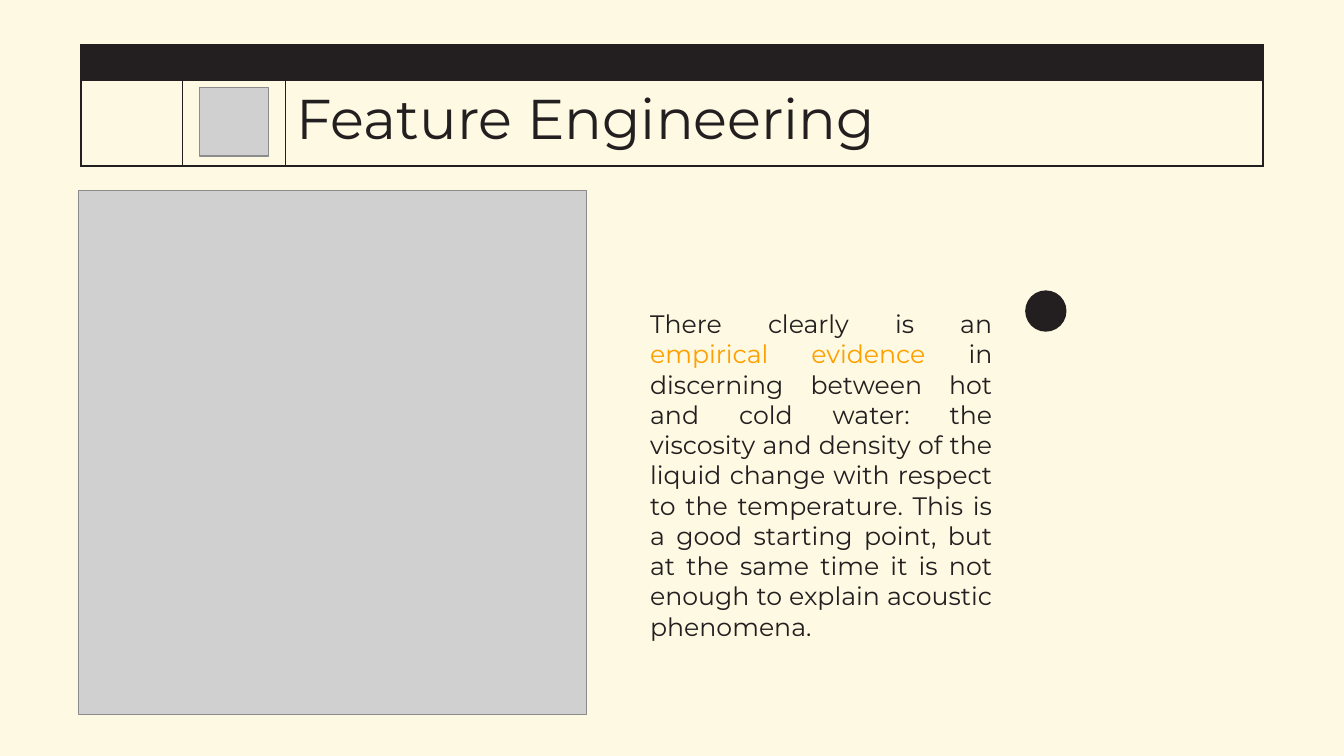
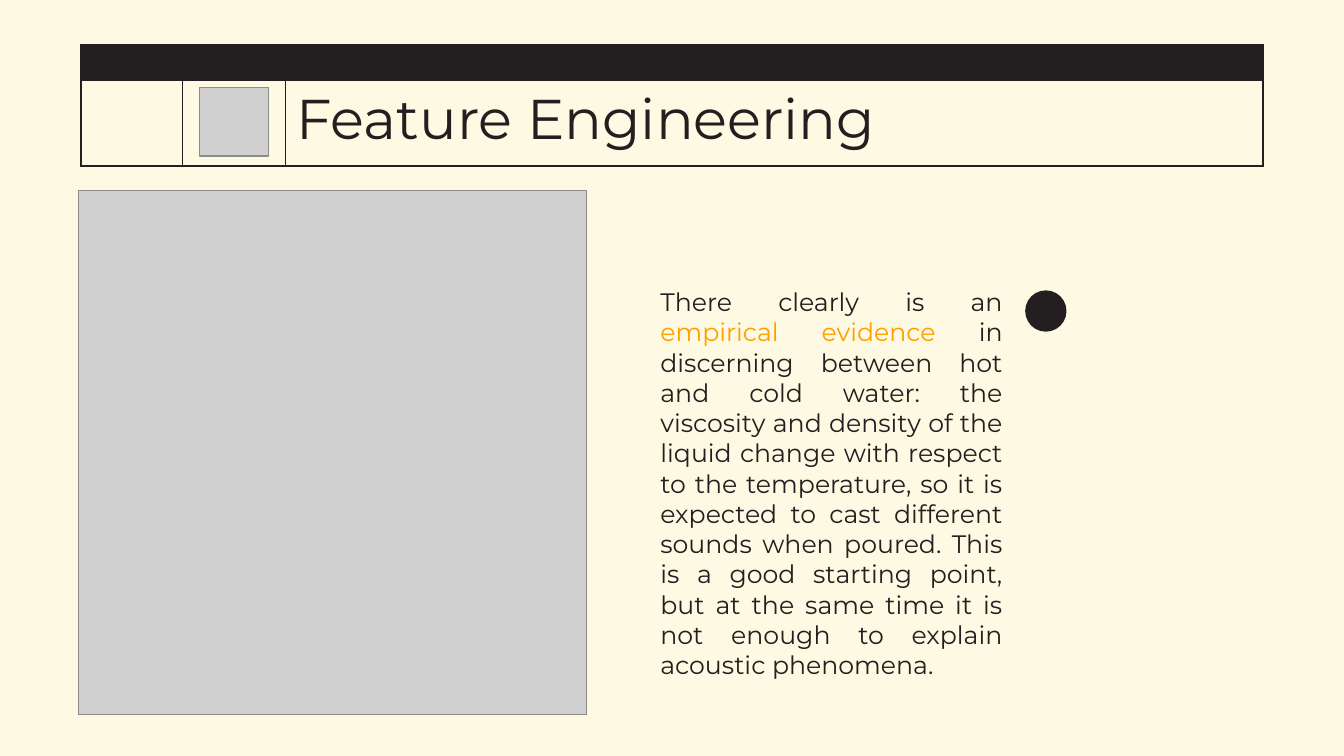
Before and after one commit to FedericoAlvetreti/TherMike, a slide deck: slide 8 of G22_slides.pptx. Drawn at 1344x756 pixels with LibreOffice and Linux fonts; fonts in the diff are those of the drawing; grey boxes stand for pictures; background and template pictures are left out. Boxes give left, top, right and bottom in pixels: in the first picture for what was removed or moved away, otherwise in the second. Text is boxed around its words. In the diff, an @@ line names an element or a change of style, - is before the commit and + after.

Commit message:
Slides

```diff
--- a/G22_slides.pptx
+++ b/G22_slides.pptx
@@ text at box(660, 292, 1003, 679): text changed @@
-There clearly is an empirical evidence in discerning between hot and cold water: the viscosity and density of the liquid change with respect to the temperature. This is a good starting point, but at the same time it is not enough to explain acoustic phenomena.
+There clearly is an empirical evidence in discerning between hot and cold water: the viscosity and density of the liquid change with respect to the temperature, so it is expected to cast different sounds when poured. This is a good starting point, but at the same time it is not enough to explain acoustic phenomena.
```
Also in this commit, not shown: 2 other slides changed, 7 slides added, 1 other file.
